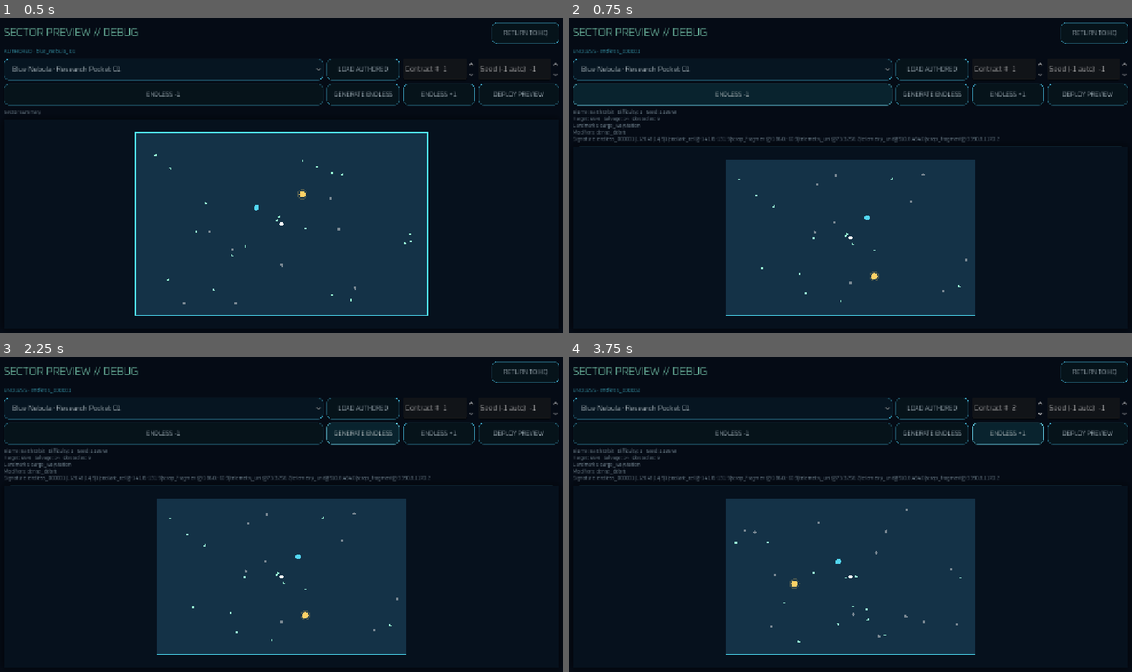
Above: before the commit, frames 1-4 (two rows, left to right).
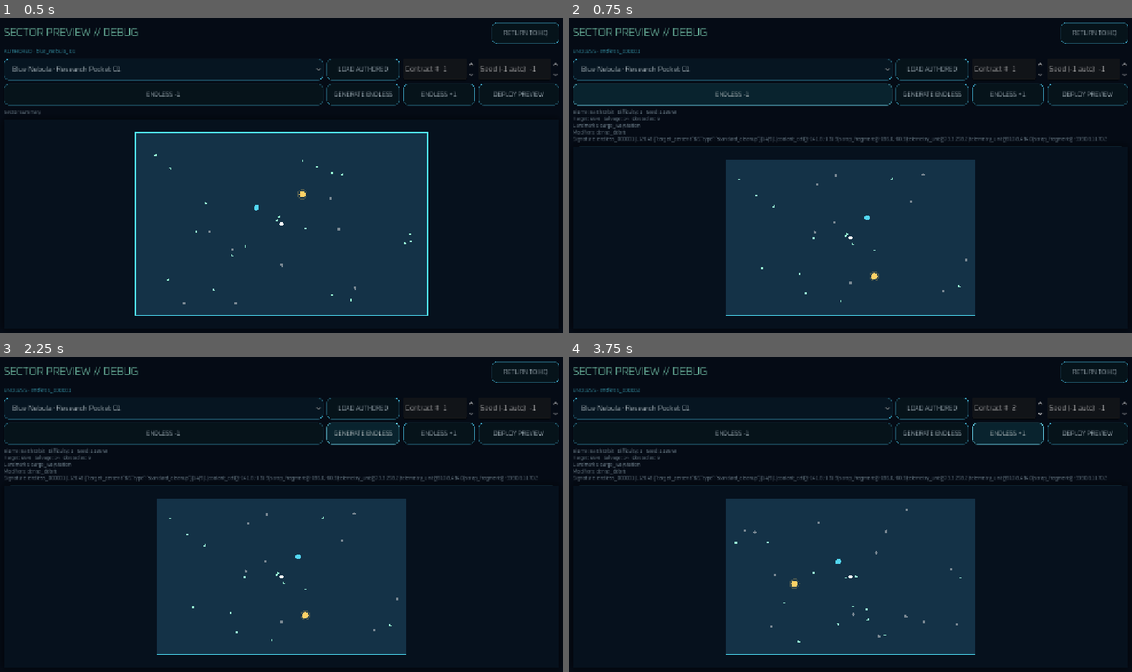
Above: after the commit, the same moments.

Repository: EwertonMendes/Orbital-Cleanup-Co.
Game: Godot game, scene res://src/debug/sector_preview/sector_preview.tscn
Same seed, same stepped clock (60 frames per second), same inputs: the game is played once before the commit and once after it. This scene is started directly instead of the project's main scene.
Inputs:
- Up to frame 1 (0.5 s): no input
- Up to frame 2 (0.75 s): click "ENDLESS -1" at 0.5 s
- Up to frame 3 (2.25 s): click "ENDLESS -1" at 1.25 s; click "GENERATE ENDLESS" at 2 s
- Up to frame 4 (3.75 s): click "GENERATE ENDLESS" at 2.75 s; click "ENDLESS +1" at 3.5 s

Frame 1 is identical in both runs. In frame 2, 0.5% of the frame differs, in the area x 15-96%, y 37-40%; in frame 3, 0.5%; in frame 4, 0.5%.
Error in both runs: Invalid access to property or key 'target_percent' on a base object of type 'Dictionary'. (res://src/debug/sector_preview/sector_preview.gd:113)

Commit message:
test: validate contract variety and objective feasibility

Diff:
--- a/src/game/sector/sector_generator.gd
+++ b/src/game/sector/sector_generator.gd
@@ -80,7 +80,14 @@
 		occupied
 	)
 
-	var signature := _build_signature(sector_id, int(sector["seed"]), salvage_spawns, obstacle_spawns, landmarks)
+	var signature := _build_signature(
+		sector_id,
+		int(sector["seed"]),
+		sector["contract"] as Dictionary,
+		salvage_spawns,
+		obstacle_spawns,
+		landmarks
+	)
 	return {
 		"sector": sector,
 		"biome": biome,
@@ -265,11 +272,19 @@
 func _build_signature(
 	sector_id: String,
 	seed: int,
+	contract_ref: Dictionary,
 	salvage: Array[Dictionary],
 	obstacles: Array[Dictionary],
 	landmarks: Array[Dictionary]
 ) -> String:
-	var parts := PackedStringArray([sector_id, str(seed), str(salvage.size()), str(obstacles.size()), str(landmarks.size())])
+	var parts := PackedStringArray([
+		sector_id,
+		str(seed),
+		JSON.stringify(contract_ref),
+		str(salvage.size()),
+		str(obstacles.size()),
+		str(landmarks.size()),
+	])
 	for index in range(mini(salvage.size(), 5)):
 		var entry: Dictionary = salvage[index] as Dictionary
 		var position := entry["position"] as Vector2
--- a/tools/validate_core_contracts.gd
+++ b/tools/validate_core_contracts.gd
@@ -171,10 +171,17 @@
 
 	var generator := SectorGenerator.new()
 	generator.configure(registry, scaler)
+	var authored_kinds: Dictionary = {}
 	for sector_id in sector_ids:
 		var authored_plan := generator.generate(sector_id)
 		_expect(not authored_plan.is_empty(), "Every authored sector must generate: %s" % sector_id)
 		_expect((authored_plan["salvage_spawns"] as Array).size() >= 5, "Every authored sector needs salvage: %s" % sector_id)
+		var sector := authored_plan["sector"] as Dictionary
+		var contract_ref := sector["contract"] as Dictionary
+		var contract := registry.get_contract(String(contract_ref["type"]))
+		authored_kinds[String(contract["kind"])] = true
+		_validate_contract_plan_feasibility(authored_plan, registry)
+	_expect(authored_kinds.size() == 5, "Authored content must exercise all five contract kinds.")
 
 	var plan_a := generator.generate("earth_training_01")
 	var plan_b := generator.generate("earth_training_01")
@@ -231,6 +238,16 @@
 		"Adjacent endless contracts must not collapse to the same generation signature."
 	)
 
+	var endless_kinds: Dictionary = {}
+	for contract_number in range(1, 7):
+		var varied_definition := endless.create_sector_definition(contract_number)
+		var varied_plan := generator.generate_definition(varied_definition)
+		var contract_ref := varied_definition["contract"] as Dictionary
+		var contract := registry.get_contract(String(contract_ref["type"]))
+		endless_kinds[String(contract["kind"])] = true
+		_validate_contract_plan_feasibility(varied_plan, registry)
+	_expect(endless_kinds.size() == 5, "First endless rotation must expose all five contract kinds.")
+
 func _validate_sector_preview() -> void:
 	var packed := load("res://src/debug/sector_preview/sector_preview.tscn") as PackedScene
 	_expect(packed != null, "Sector Preview scene must load.")
@@ -244,35 +261,120 @@
 
 func _validate_contract_session() -> void:
 	var registry := ContentRegistry.new()
-	var contract := registry.get_contract("standard_cleanup")
-	var session := ContractSession.new()
-	session.configure({
-		"sector_id": "qa_sector",
-		"contract": contract,
-		"target_percent": 70.0,
+	var target_salvage := registry.get_salvage_definition("scrap_fragment").duplicate(true) as SalvageDefinition
+	target_salvage.cleanliness_value = 7.0
+	target_salvage.base_value = 50
+	var final_salvage := registry.get_salvage_definition("service_scrap").duplicate(true) as SalvageDefinition
+	final_salvage.cleanliness_value = 3.0
+	final_salvage.base_value = 30
+
+	var cleanup := ContractSession.new()
+	cleanup.configure({
+		"sector_id": "qa_cleanup",
+		"contract": registry.get_contract("standard_cleanup"),
+		"contract_ref": {"type": "standard_cleanup", "target_percent": 70.0},
 		"total_cleanliness": 10.0,
 		"reward_multiplier": 1.0,
 	})
-
-	var target_salvage := registry.get_salvage_definition("scrap_fragment").duplicate(true) as SalvageDefinition
-	target_salvage.cleanliness_value = 7.0
-	target_salvage.base_value = 50
-	session.record_salvage(target_salvage)
-	_expect(session.is_target_reached(), "ContractSession must complete at configured target.")
-	_expect(not session.is_perfect_cleanup(), "Target completion must not imply Perfect Cleanup.")
-	var standard_result := session.build_result()
+	cleanup.record_salvage(target_salvage)
+	_expect(cleanup.is_target_reached(), "Cleanup contract must complete at configured percentage.")
+	_expect(not cleanup.is_perfect_cleanup(), "Cleanup target completion must not imply Perfect Cleanup.")
+	var standard_result := cleanup.build_result()
 	_expect(int(standard_result["credits_awarded"]) == 290, "Standard payout must combine base pay and recovered salvage.")
 	_expect(int(standard_result["xp_awarded"]) == 120, "Standard completion must grant configured Company XP.")
-
-	var final_salvage := registry.get_salvage_definition("service_scrap").duplicate(true) as SalvageDefinition
-	final_salvage.cleanliness_value = 3.0
-	final_salvage.base_value = 30
-	session.record_salvage(final_salvage)
-	_expect(session.is_perfect_cleanup(), "100% cleanliness must trigger Perfect Cleanup.")
-	var perfect_result := session.build_result()
+	cleanup.record_salvage(final_salvage)
+	_expect(cleanup.is_perfect_cleanup(), "100% cleanliness must trigger Perfect Cleanup.")
+	var perfect_result := cleanup.build_result()
 	_expect(int(perfect_result["perfect_bonus"]) == 160, "Perfect Cleanup must grant configured credit bonus.")
 	_expect(int(perfect_result["xp_awarded"]) == 160, "Perfect Cleanup must grant configured XP bonus.")
 	_expect(int(perfect_result["credits_awarded"]) == 480, "Perfect payout must include base, salvage and perfect bonus.")
+
+	var recovery := ContractSession.new()
+	recovery.configure({
+		"sector_id": "qa_recovery",
+		"contract": registry.get_contract("recovery_run"),
+		"contract_ref": {"type": "recovery_run", "target_count": 2},
+		"total_cleanliness": 100.0,
+		"reward_multiplier": 1.0,
+	})
+	recovery.record_salvage(target_salvage)
+	_expect(not recovery.is_target_reached(), "Recovery contract must count recovered objects.")
+	recovery.record_salvage(final_salvage)
+	_expect(recovery.is_target_reached(), "Recovery contract must complete at target_count.")
+
+	var valuable := ContractSession.new()
+	valuable.configure({
+		"sector_id": "qa_value",
+		"contract": registry.get_contract("valuable_recovery"),
+		"contract_ref": {"type": "valuable_recovery", "target_value": 75},
+		"total_cleanliness": 100.0,
+		"reward_multiplier": 1.0,
+	})
+	valuable.record_salvage(target_salvage)
+	_expect(not valuable.is_target_reached(), "Valuable Recovery must track recovered credit value.")
+	valuable.record_salvage(final_salvage)
+	_expect(valuable.is_target_reached(), "Valuable Recovery must complete at target_value.")
+
+	var priority := ContractSession.new()
+	priority.configure({
+		"sector_id": "qa_priority",
+		"contract": registry.get_contract("priority_recovery"),
+		"contract_ref": {
+			"type": "priority_recovery",
+			"target_count": 1,
+			"target_salvage_id": "navigation_core",
+		},
+		"total_cleanliness": 100.0,
+		"reward_multiplier": 1.0,
+	})
+	priority.record_salvage(target_salvage)
+	_expect(not priority.is_target_reached(), "Priority contract must ignore non-priority salvage.")
+	var navigation := registry.get_salvage_definition("navigation_core")
+	priority.record_salvage(navigation)
+	_expect(priority.is_target_reached(), "Priority contract must complete when designated salvage is recovered.")
+
+	var full := ContractSession.new()
+	full.configure({
+		"sector_id": "qa_full",
+		"contract": registry.get_contract("full_cleanup"),
+		"contract_ref": {"type": "full_cleanup", "target_percent": 100.0},
+		"total_cleanliness": 10.0,
+		"reward_multiplier": 1.0,
+	})
+	full.record_salvage(target_salvage)
+	_expect(not full.is_target_reached(), "Full Cleanup cannot complete below 100%.")
+	full.record_salvage(final_salvage)
+	_expect(full.is_target_reached() and full.is_perfect_cleanup(), "Full Cleanup must complete only at 100%.")
+
+func _validate_contract_plan_feasibility(plan: Dictionary, registry: ContentRegistry) -> void:
+	var sector := plan["sector"] as Dictionary
+	var contract_ref := sector["contract"] as Dictionary
+	var contract := registry.get_contract(String(contract_ref["type"]))
+	var kind := String(contract["kind"])
+	var spawns := plan["salvage_spawns"] as Array
+
+	match kind:
+		"cleanup", "full_cleanup":
+			_expect(float(contract_ref["target_percent"]) <= 100.0, "Cleanup target must be reachable.")
+		"recovery":
+			_expect(int(contract_ref["target_count"]) <= spawns.size(), "Recovery target cannot exceed generated salvage count.")
+		"valuable_recovery":
+			var multiplier := float((plan["parameters"] as Dictionary).get("reward_multiplier", 1.0))
+			var total_value := 0
+			for value in spawns:
+				var entry := value as Dictionary
+				var definition := registry.get_salvage_definition(String(entry["salvage_id"]))
+				total_value += int(round(float(definition.base_value) * multiplier))
+			_expect(int(contract_ref["target_value"]) <= total_value, "Valuable Recovery target cannot exceed generated recovery value.")
+		"priority_object":
+			var target_id := String(contract_ref["target_salvage_id"])
+			var required := int(contract_ref["target_count"])
+			var marked := 0
+			for value in spawns:
+				var entry := value as Dictionary
+				if bool(entry.get("priority_target", false)) and String(entry["salvage_id"]) == target_id:
+					marked += 1
+			_expect(marked >= required, "Priority contract must guarantee every required target spawn.")
 
 func _validate_progression_service() -> void:
 	var save := SaveService.new()
Not shown, changed: README.md
Not shown, changed: docs/ROADMAP.md
Not shown, changed: tools/validate_bootstrap.py
